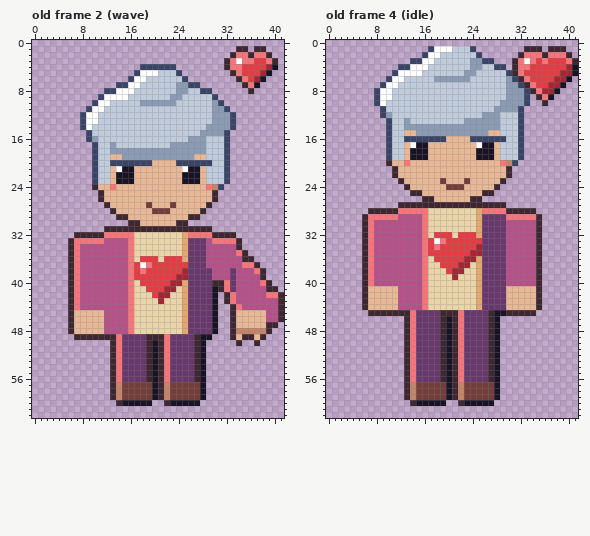
One commit to this pixel-art file: art/depths/petting-neighbor@88.aseprite. The first picture shows the starting point.
42x63 pixels, 4 frames. Shown: old frame 2 (wave), old frame 4 (idle). The commit also changed other frames, which this record leaves out.
Once edited:
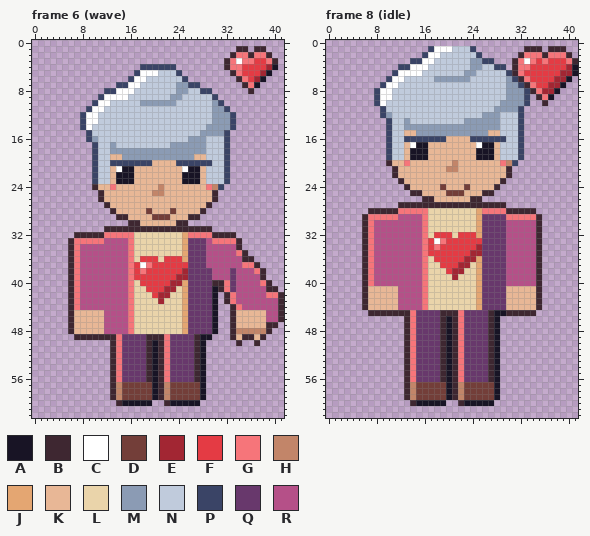
Palette (. is transparent): A #181425  B #3e2731  C #ffffff  D #733e39  E #a22633  F #e43b44  G #f6757a  H #c28569  J #e4a672  K #e8b796  L #ead4aa  M #8b9bb4  N #c0cbdc  P #3a4466  Q #68386c  R #b55088
A new or re-ordered frame is compared with the old frame closest to it.
The edit:
frames 4 -> 8
Frame 6 (wave) is new; against old frame 2 (wave):
Colour D replaces colour K in row 28 at x 19 and 23; in row 29 at x 20 to 22.
Colour H replaces colour K in row 24 at x 21; in row 25 at x 20 to 21.
Colour K replaces colour D in row 27 at x 19 and 23; in row 28 at x 20 to 22.
Frame 8 (idle) is new; against old frame 4 (idle):
Colour D replaces colour K in row 24 at x 19 and 23; in row 25 at x 20 to 22.
Colour H replaces colour K in row 20 at x 21; in row 21 at x 20 to 21.
Colour K replaces colour D in row 23 at x 19 and 23; in row 24 at x 20 to 22.
